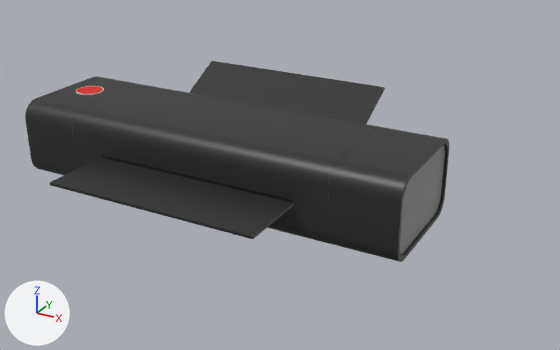
What one commit did to the Blender file Assets/Models/PortablePrinter/PortablePrinter_Scaled.blend.
The view is the same before and after, from a 50 mm camera at (0.251, -0.477, 0.266) aimed at (-0.017, 0.009, 0.023). Lighting does not change. The marker at lower left points along +X, +Y and +Z. The picture after the commit comes second.

The first picture shows 'Body', 'Button', 'Cover', 'InputHolder', 'OutputHolder'.
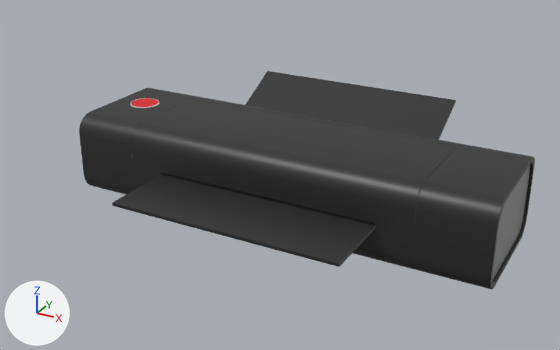
Location of each change, [x1, y1, x2, y2] in pixels of the pictures (560 x 350 px):
'Body', moved
    before: [25, 76, 449, 262]
    after: [79, 88, 535, 289]
'Cover', moved
    before: [73, 86, 377, 205]
    after: [131, 98, 457, 229]
'OutputHolder', moved
    before: [50, 157, 294, 239]
    after: [112, 175, 375, 267]
'InputHolder', moved
    before: [189, 61, 385, 124]
    after: [245, 71, 456, 140]
'ButtonViz', added
    after: [130, 98, 159, 108]
    faces in mat_portableprinterbuttoninner (red #db0000): [131, 98, 159, 107]
'Button', no longer drawn
    before: [76, 86, 104, 95]
    faces in mat_portableprinterbuttoninner (red #db0000): [77, 86, 103, 94]

The change, as a list of edits to the scene's bpy script:
```text
Add me_cylinder_002_1:
    me_cylinder_002_1.from_pydata(...)  # 72 vertices, 49 faces; spans x -0.0118..0.0118, y -0.0118..0.0118, z -0.007..0.0
    me_cylinder_002_1.polygons.foreach_set('use_smooth', [True] * 49)
    # faces by material slot: [48, 1]
    me_cylinder_002_1.materials.append(mat_portableprinterbuttonouter)  # white #e7e7e7
    me_cylinder_002_1.materials.append(mat_portableprinterbuttoninner)  # red #db0000
Change ob_body:
    ob_body.location: (-0.063, -0.0457, 0.0318) -> (0.0, -0.0506, 0.0318)
Change ob_cover:
    ob_cover.location: (-0.063, 0.0374, 0.0637) -> (0.0, 0.0325, 0.0637)
Change ob_outputholder:
    ob_outputholder.location: (-0.063, -0.0457, 0.0318) -> (0.0, -0.0506, 0.0318)
Change ob_button:
    ob_button: bpy.data.objects.new('Button', me_cylinder_002) -> bpy.data.objects.new('Button', None)
    ob_button.location: (-0.063, -0.0457, 0.0314) -> (-0.1392, 0.0019, 0.0644)
Change ob_inputholder:
    ob_inputholder.location: (-0.063, -0.0457, 0.0318) -> (0.0, -0.0506, 0.0318)
Add ob_buttonviz:
    ob_buttonviz = bpy.data.objects.new('ButtonViz', me_cylinder_002_1)
    ob_buttonviz.parent = ob_button
    ob_buttonviz.matrix_parent_inverse = Matrix(((1.0, 0.0, 0.0, 0.139), (0.0, 1.0, 0.0, -0.00191), (0.0, 0.0, 1.0, -0.0644), (0.0, 0.0, 0.0, 1.0)))
    ob_buttonviz.location = (-0.139, 0.00191, 0.0644)
```
